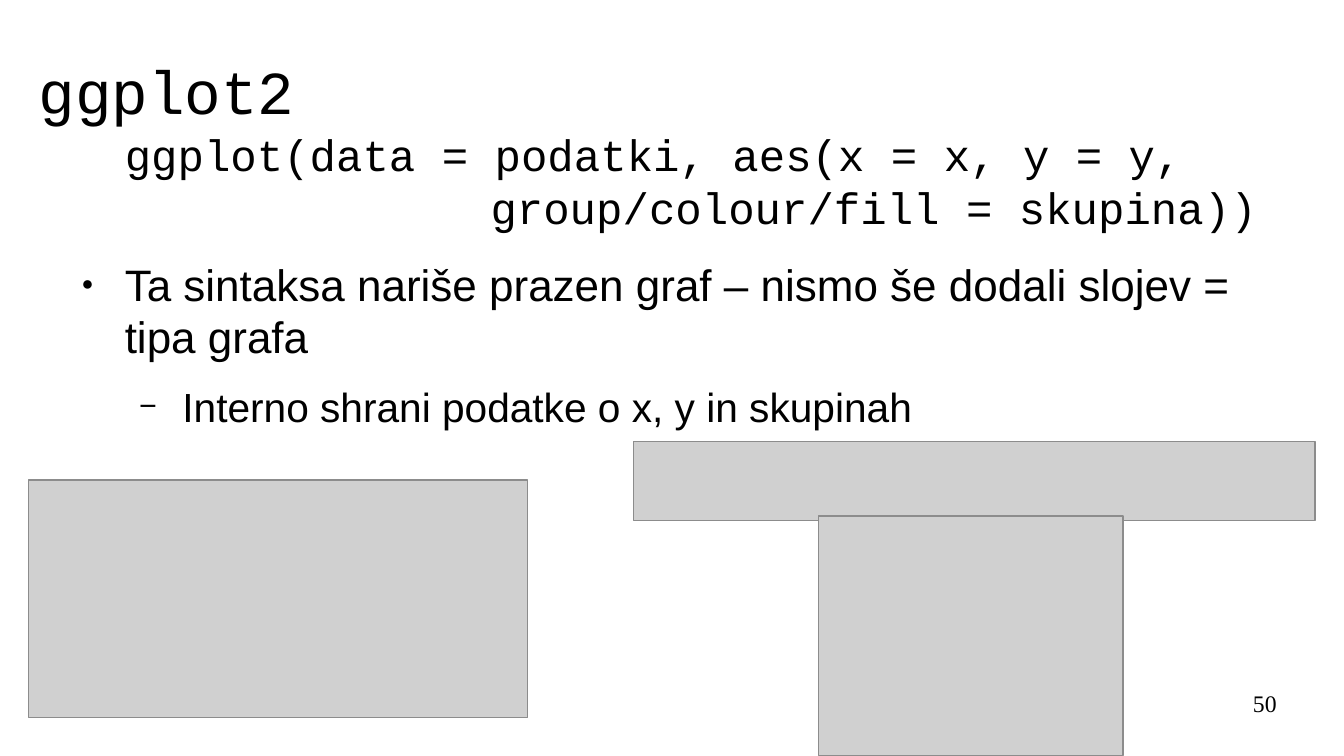
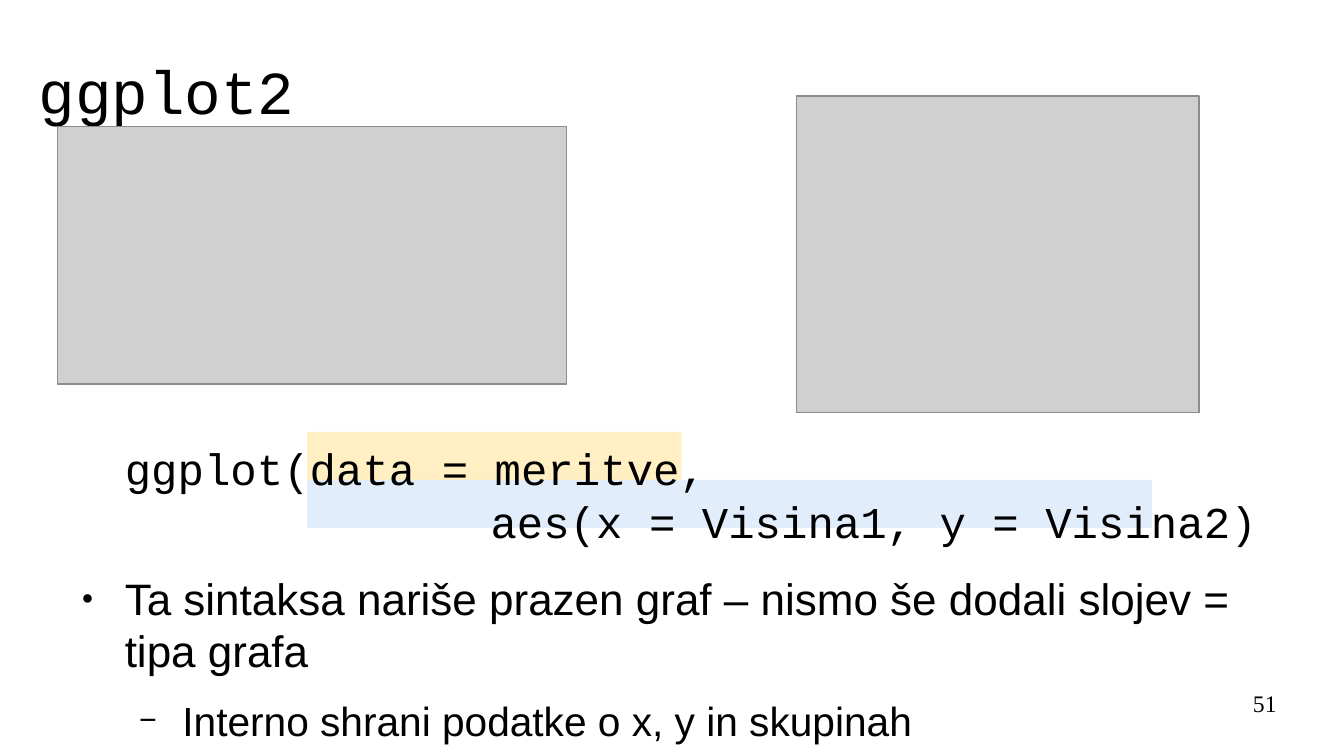
Before and after one commit to janaobsteter/R_tecaj, a slide deck: slide 51 of ModulB/ITTecaj_R_ModulB.odp (slide 50 before the commit). Drawn at 1344x756 pixels with LibreOffice and Linux fonts; fonts in the diff are those of the drawing; grey boxes stand for pictures. Boxes give left, top, right and bottom in pixels: in the first picture for what was removed or moved away, otherwise in the second. Text is boxed around its words. In the diff, an @@ line names an element or a change of style, - is before the commit and + after.

```diff
--- a/ModulB/ITTecaj_R_ModulB.odp
+++ b/ModulB/ITTecaj_R_ModulB.odp
@@ picture: place and size @@
-picture at box(29, 481, 528, 718)
+picture at box(798, 96, 1200, 413)
@@ picture: place and size @@
-picture at box(634, 441, 1316, 521)
+picture at box(57, 127, 566, 384)
@@ text "ggplot(data = meritve, aes(x = ...": place and size @@
-text "ggplot(data = meritve, aes(x = ..." at box(125, 140, 1257, 430)
+text "ggplot(data = meritve, aes(x = ..." at box(125, 454, 1256, 744)
@@ rectangle added at box(307, 432, 682, 479), fill #FFBF00 at 24% opacity @@
@@ text at box(125, 454, 1256, 547): text changed @@
-ggplot(data = podatki, aes(x = x, y = y,
-group/colour/fill = skupina))
+ggplot(data = meritve,
+aes(x = Visina1, y = Visina2)
@@ rectangle added at box(307, 481, 1153, 528), fill #85B7ED at 24% opacity @@
@@ picture removed at box(818, 516, 1123, 756) @@
@@ page number at box(1253, 696, 1277, 713): text changed @@
-50
+51
```
Also in this commit, not shown: 5 other slides changed, 37 slides added, 6 other files.
